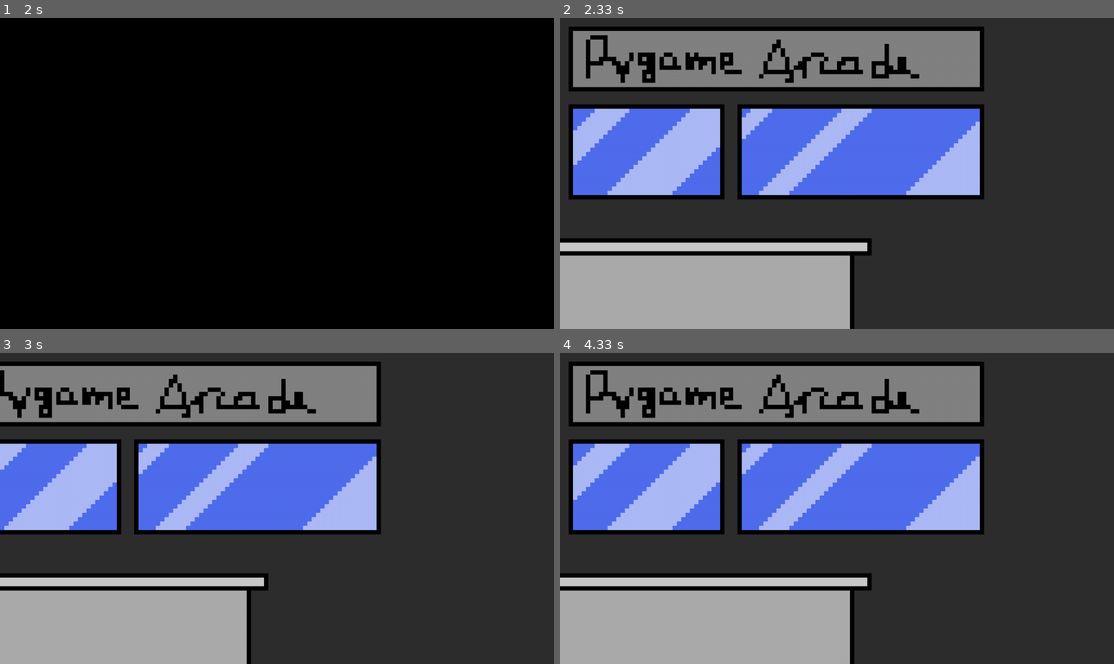
Above: before the commit, frames 1-4 (two rows, left to right).
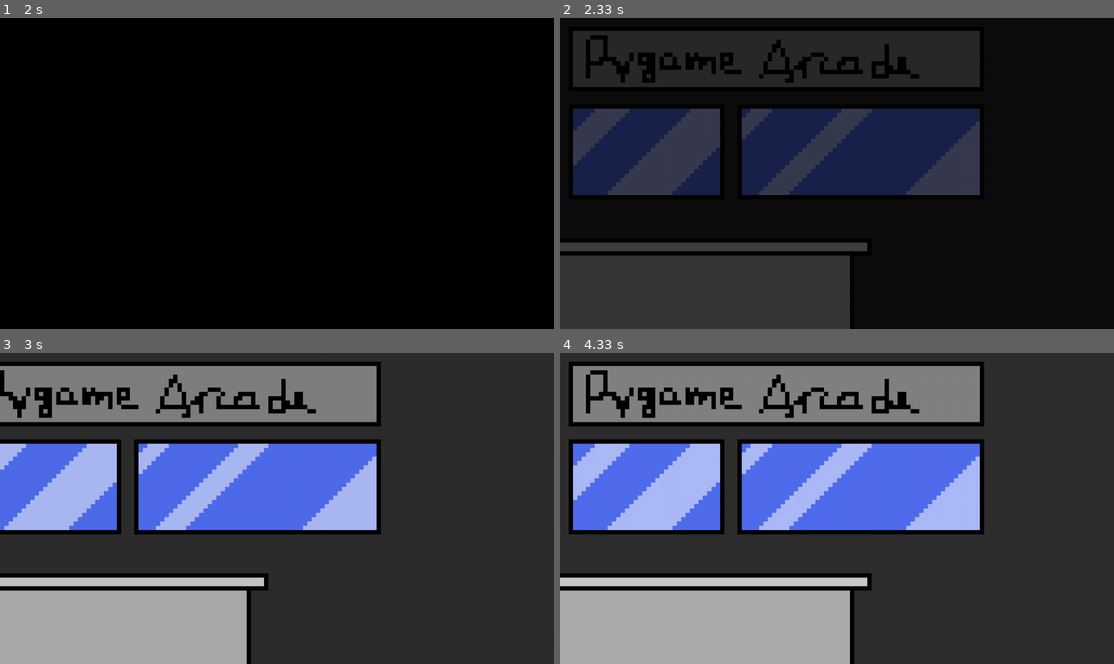
Above: after the commit, the same moments.

Repository: Moonbear2001/Pygame-Arcade
Game: pygame game, started from src/main.py
Two runs of this game, one before a commit and one after it. Both use one fixed random seed, a clock stepped at 60 frames per second and the inputs below.
Inputs:
- Up to frame 1 (2 s): tap Esc at 0.33 s; hold P 0.67-1.13 s; hold Right 0.67-1.13 s; hold P 1.17-1.63 s; tap C at 1.67 s
- Up to frame 2 (2.33 s): no input
- Up to frame 3 (3 s): hold Right 2.5-2.97 s
- Up to frame 4 (4.33 s): hold Right 3-3.47 s; hold Left 3.5-4.03 s; hold Left from 4.07 s (still down)

Frame 1 is identical in both runs. In frame 2, 91% of the frame differs, in the area x 0-100%, y 0-100%; in frame 3, less than 0.1%; in frame 4, nothing differs.

Commit message:
saved inspo, added transition in feature

Diff:
--- a/src/managers/transition_manager.py
+++ b/src/managers/transition_manager.py
@@ -4,7 +4,7 @@
 
 class TransitionManager:
     """
-    Manages transitions between scenes amd their visual effects.
+    Manages transitions between scenes and their visual effects.
     Uses the singleton design pattern.
     """
 
@@ -18,30 +18,50 @@
 
     def _init(self):
         self.current_transition = None
+        self.next_scene_name = ""
         self.transitions = {
             "fade_to_black": FadeToBlack,
             "fade_from_black": FadeFromBlack,
         }
 
-    def start_transition(self, transition_name, next_scene_name):
+    def start_transition(
+        self, transition_out_name, next_scene_name, transition_in_name=None
+    ):
         """
-        Starts a transition, given the name of that transition as a string and the name
-        of the scene to transition to.
+        Starts a transition out, given the name of that transition and the next scene to
+        transition to.
+        Optionally can provide a second transition that will be run after the next scene
+        has been loaded.
         """
-        transition_class = self.transitions.get(transition_name)
-        if transition_class:
-            self.current_transition = transition_class(next_scene_name)
+        self.next_scene_name = next_scene_name
+        transition_out_class = self.transitions.get(transition_out_name)
+        transition_in_class = (
+            self.transitions.get(transition_in_name) if transition_in_name else None
+        )
+        self.current_transition = (
+            transition_out_class() if transition_out_class else None
+        )
+        self.transition_in = transition_in_class() if transition_in_class else None
 
     def update(self, delta_time):
         """
         Updates the current transition and switches to the next scene if finished.
         """
         if self.current_transition:
-            if self.current_transition.finished:
-                SceneManager().set_scene(self.current_transition.next_scene_name)
-                self.current_transition = None
+            print("transitioning")
+            if not self.current_transition.finished:
+                self.current_transition.update(delta_time)
             else:
-                self.current_transition.update(delta_time)
+                self._handle_transition_end()
+
+    def _handle_transition_end(self):
+        """
+        Handles the logic when the current transition finishes.
+        """
+        SceneManager().set_scene(self.next_scene_name)
+        self.next_scene_name = ""
+        self.current_transition = self.transition_in
+        self.transition_in = None
 
     def render(self, canvas):
         """
--- a/src/scenes/intro.py
+++ b/src/scenes/intro.py
@@ -16,7 +16,10 @@
     def __init__(self):
         super().__init__()
         self.timer = Timer(
-            1, lambda: TransitionManager().start_transition("fade_to_black", "arcade")
+            1,
+            lambda: TransitionManager().start_transition(
+                "fade_to_black", "arcade", "fade_from_black"
+            ),
         )
         self.intro_image = pygame.image.load(IMAGES_DIR / "intro.png")
 
--- a/src/scenes/scene.py
+++ b/src/scenes/scene.py
@@ -17,7 +17,7 @@
         """
         super().__init__()
         self.rect = pygame.Rect(left, top, width, height)
-        self.canvas = pygame.Surface((width, height), pygame.SRCALPHA)
+        self.canvas = pygame.Surface((width, height), pygame.SRCALPHA).convert_alpha()
         self.children = []
         self.sprites = pygame.sprite.Group()
         self.active = False
--- a/src/scenes/settings.py
+++ b/src/scenes/settings.py
@@ -18,6 +18,18 @@
         self.settings_image = pygame.image.load(
             IMAGES_DIR / "settings.png"
         ).convert_alpha()
+        # self.background = pygame.Surface((1280, 720), pygame.SRCALPHA).convert_alpha()
+        # self.background.fill((0, 0, 0, 1))
+
+    def _on_event(self, event):
+        if event.type == pygame.KEYDOWN and event.key == pygame.K_p:
+            SceneManager().pop_scene()
+
+    def _on_render(self):
+        # self.canvas.blit(self.background, (0, 0))
+        self.canvas.blit(self.settings_image, (0, 0))
+        return self.canvas
+
 
         # self.music_vol_up_btn = Button(
         #     self.canvas_width * 0.41,
@@ -66,11 +78,3 @@
         #     text_color="white",
         #     callback=lambda: AudioManager().decrease_music_volume(0.1),
         # )
-
-    def _on_event(self, event):
-        if event.type == pygame.KEYDOWN and event.key == pygame.K_p:
-            SceneManager().pop_scene()
-
-    def _on_render(self):
-        self.canvas.blit(self.settings_image, (0, 0))
-        return self.canvas
--- a/src/transitions/fade_from_black.py
+++ b/src/transitions/fade_from_black.py
@@ -2,7 +2,23 @@
 
 
 class FadeFromBlack(Transition):
+    """
+    Fades the screen from black.
+    """
 
-    def __init__(self, next_scene_name, duration):
-        self.next_scene_name = next_scene_name
+    def __init__(self, duration=1):
+        super().__init__()
         self.duration = duration
+        self.current_time = 0
+        self.surface.fill("black")
+
+    def update(self, delta_time):
+        self.current_time += delta_time
+        fade_progress = min(1, self.current_time / self.duration)
+        alpha = int(255 - 255 * fade_progress)
+        self.surface.set_alpha(alpha)
+        if fade_progress == 1:
+            self.finished = True
+
+    def render(self, canvas):
+        canvas.blit(self.surface, (0, 0))
--- a/src/transitions/fade_to_black.py
+++ b/src/transitions/fade_to_black.py
@@ -6,8 +6,8 @@
     Fades the screen to black.
     """
 
-    def __init__(self, next_scene_name, duration=1):
-        super().__init__(next_scene_name)
+    def __init__(self, duration=1):
+        super().__init__()
         self.duration = duration
         self.current_time = 0
         self.surface.fill("black")
--- a/src/transitions/transition.py
+++ b/src/transitions/transition.py
@@ -9,12 +9,11 @@
     the TransitionManager draws the visual effect on top of the current scene.
     """
 
-    def __init__(self, next_scene_name):
+    def __init__(self):
         """
         Next scene is the name of scene to go to after the transition is finished.
         """
         super().__init__()
-        self.next_scene_name = next_scene_name
         self.surface = pygame.Surface((1280, 720), pygame.SRCALPHA).convert_alpha()
         self.finished = False
 
Binary file added: assets/images/inspiration/cyberpunk_bar.png
Binary file added: assets/images/inspiration/cyberpunk_mainframe.jpg
Binary file added: assets/images/inspiration/cyberpunk_metro.png
Binary file added: assets/images/inspiration/cyberpunk_security.jpg
